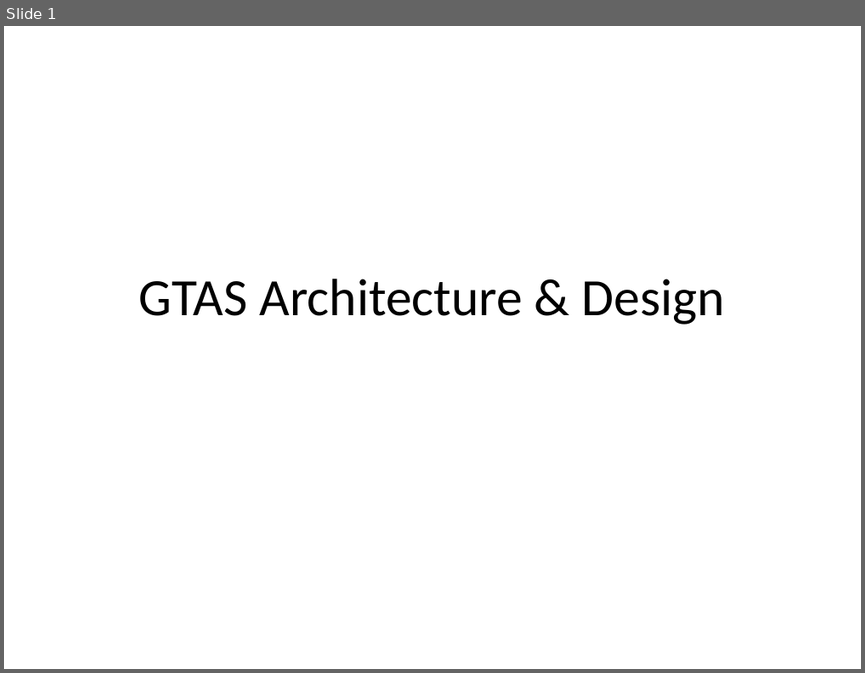
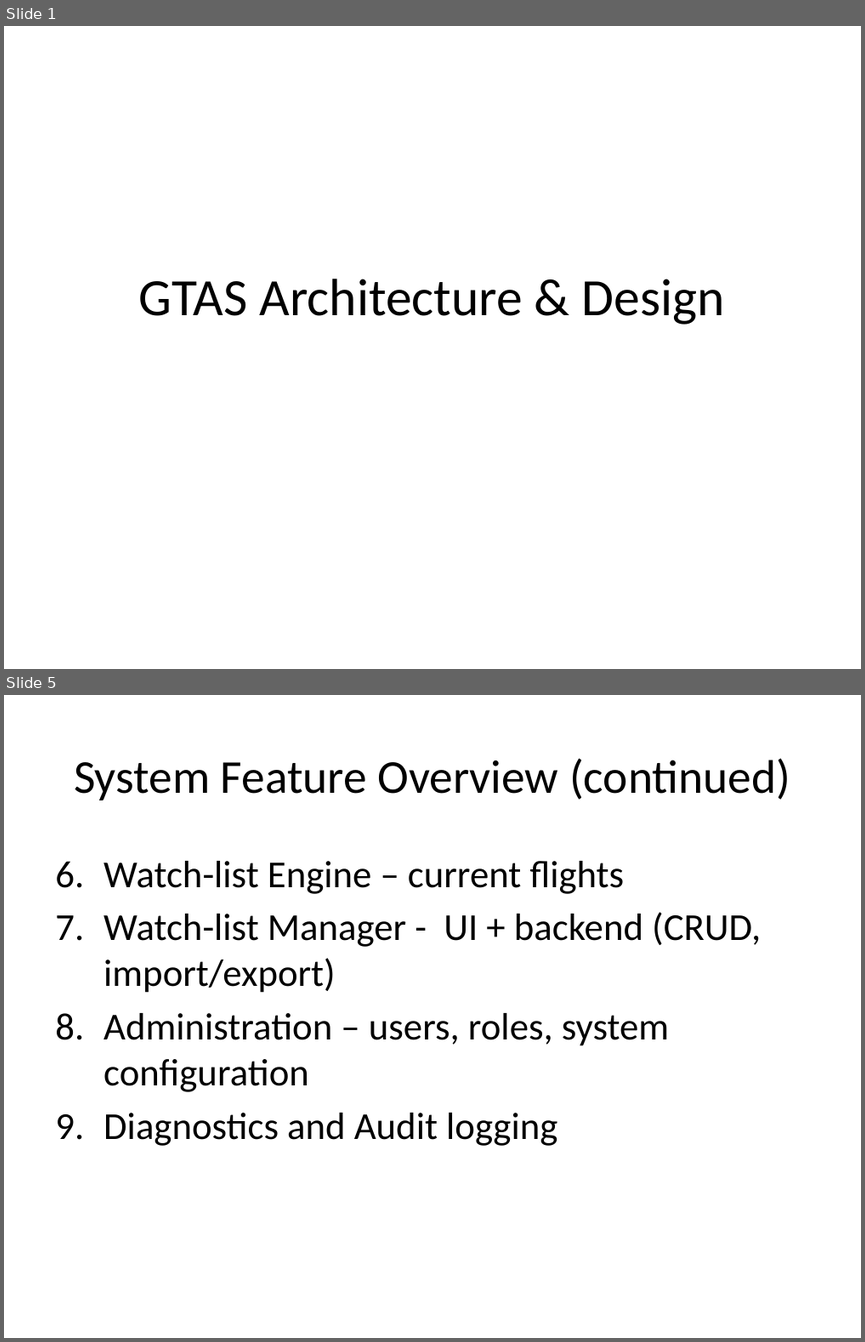
Before and after one commit to seamustuohy/GTAS, a slide deck: doc/GTAS Architecture & Design.pptx. Shown one above the other, each under a label of ours: slide 1 before the commit, slides 1 and 5 after it; the slides between them are not shown. The pictures are 865x673 and 865x1342 pixels, drawn with LibreOffice and Linux fonts; fonts in the diff are those of the drawing. Boxes give left, top, right and bottom in pixels: in the first picture for what was removed or moved away, otherwise in the second. Text is boxed around its words. In the diff, an @@ line names an element or a change of style, - is before the commit and + after.

Commit message:
Added ssystem feature list and contexxt diagram.

```diff
--- a/doc/GTAS Architecture & Design.pptx
+++ b/doc/GTAS Architecture & Design.pptx
@@ slide 5 added at (x1=4, y1=695, x2=861, y2=1338), background #FFFFFF @@
@@ title added at (x1=74, y1=758, x2=790, y2=800), 39.6 pt, text #000000 @@
+System Feature Overview (continued)
@@ text added at (x1=103, y1=861, x2=760, y2=1145), 32 pt, text #000000 @@
+6. Watch-list Engine – current flights
+7. Watch-list Manager - UI + backend (CRUD, import/export)
+8. Administration – users, roles, system configuration
+9. Diagnostics and Audit logging
```
Also in this commit, not shown: 2 slides changed, 3 other slides added.
